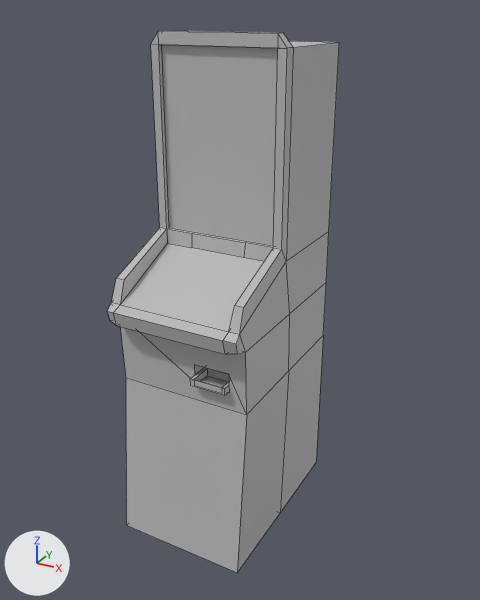
Before and after pictures for a commit that changed the FBX model Assets/Modelados/Props/Tragamoneda 1.fbx.
The view is the same before and after, from a 50 mm lens placed at (1.129, -1.975, 1.871), pointed at (0.034, 0.016, 0.876). Lighting does not change. The marker at lower left points along +X, +Y and +Z. Mesh edges are drawn as thin lines. Where no turn or scale is listed for an object, it has been applied to the vertices.

Names of what the first picture shows: 'Tragamonedas11'.
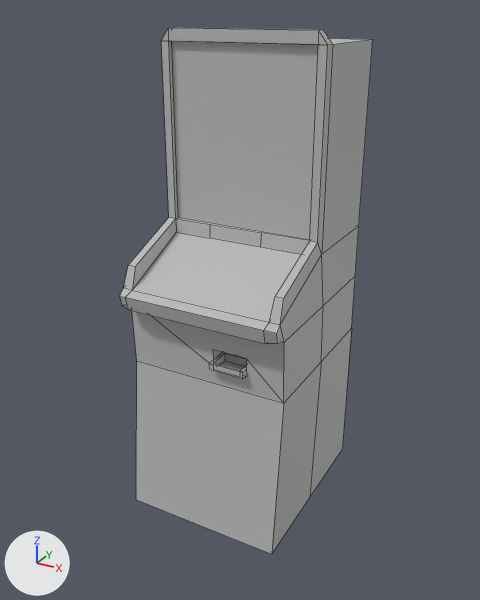
Scene script edits in JSON lines:
```json
{"block": "me_mesh", "where": "me_mesh.from_pydata(...)  # 90 vertices, 78 faces; spans x -0.25..0.25, y -0.37..0.37, z -0.9..0.9"}
{"block": "me_mesh", "where": "# used by ob_tragamonedas11; location = (-0.001, -0.039, 0.904)"}
{"block": "me_mesh", "change": "me_mesh part 1: all 21 vertices in x -0.25..-0.21, y -0.37..0.37, z -0.26..0.24 are moved by (-0.04, 0.0, 0.0)"}
{"block": "me_mesh", "change": "me_mesh part 2: all 7 vertices in x -0.25..-0.21, y -0.04..0.37, z 0.86..0.9 are moved by (-0.04, 0.0, 0.01)"}
{"block": "me_mesh", "change": "me_mesh part 3: all 21 vertices in x 0.21..0.25, y -0.37..0.37, z -0.26..0.24 are moved by (0.08, 0.0, 0.0)"}
{"block": "me_mesh", "change": "me_mesh part 4: all 7 vertices in x 0.21..0.25, y -0.04..0.37, z 0.86..0.9 are moved by (0.08, 0.0, 0.01)"}
{"block": "me_mesh", "change": "me_mesh part 5: all 3 vertices in x 0.25, y -0.36..0.37, z -0.9 are moved by (0.08, 0.0, 0.02)"}
{"op": "set", "path": "ob_tragamonedas11.location", "old": "(-0.001, -0.039, 0.904)", "new": "(-0.001, 0.083, 0.904)"}
```

Pixel boxes [x1, y1, x2, y2] of what changed, in the pictures (480 x 600 px; the box of a moved part takes in the faces that stretch with it):
```json
{"object": "Tragamonedas11", "change": "reshaped, moved", "before": [107, 30, 339, 572], "after": [120, 27, 373, 554], "on screen": "9% wider"}
{"part": 1, "of": "me_mesh", "change": "moved or reshaped", "before": [107, 228, 192, 325], "after": [120, 218, 210, 310]}
{"part": 2, "of": "me_mesh", "change": "moved or reshaped", "before": [151, 33, 169, 229], "after": [161, 28, 178, 219]}
{"part": 3, "of": "me_mesh", "change": "moved or reshaped", "before": [113, 228, 329, 414], "after": [125, 218, 359, 403]}
{"part": 4, "of": "me_mesh", "change": "moved or reshaped", "before": [158, 30, 339, 261], "after": [169, 27, 373, 254]}
{"part": 5, "of": "me_mesh", "change": "moved or reshaped", "before": [126, 336, 323, 572], "after": [136, 329, 351, 554]}
```
